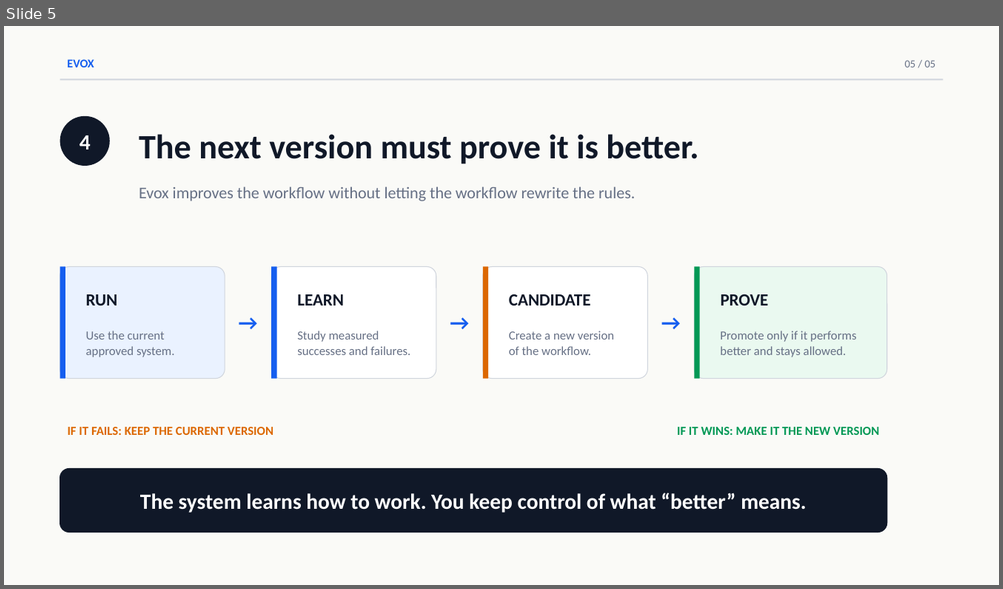
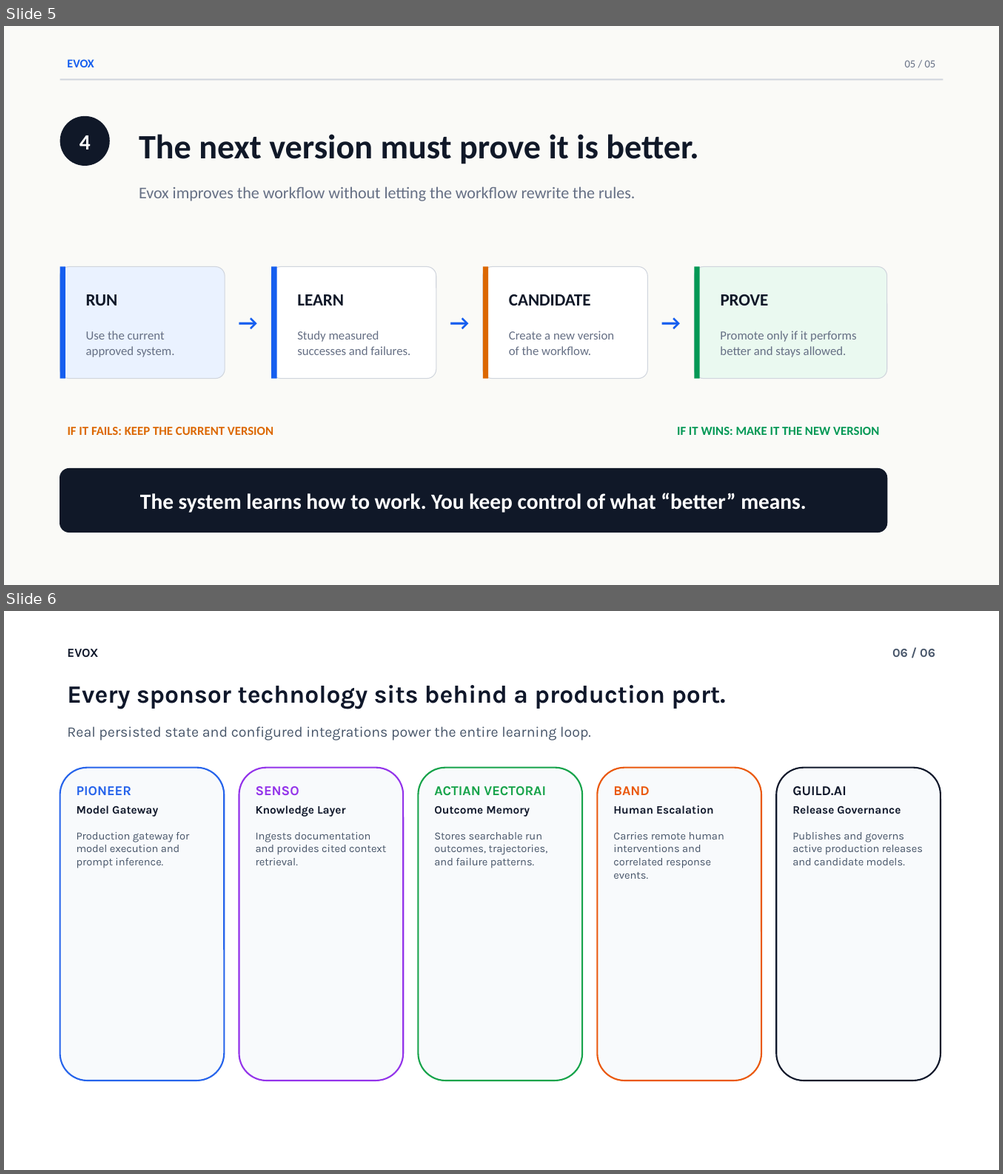
Before and after one commit to KrambitPL/evox, a slide deck: outputs/evox-simple-explainer.pptx. Shown one above the other, each under a label of ours: slide 5 before the commit, slides 5 and 6 after it. The pictures are 1003x589 and 1003x1174 pixels, drawn with LibreOffice and Linux fonts; fonts in the diff are those of the drawing. Boxes give left, top, right and bottom in pixels: in the first picture for what was removed or moved away, otherwise in the second. Text is boxed around its words. In the diff, an @@ line names an element or a change of style, - is before the commit and + after.

Commit message:
docs: add sponsor integration architecture slide to explainer deck

```diff
--- a/outputs/evox-simple-explainer.pptx
+++ b/outputs/evox-simple-explainer.pptx
@@ slide 6 added at (4,611,999,1170), background #FFFFFF @@
@@ text added at (67,649,98,658), 12 pt, text #0F172A, bold @@
+EVOX
@@ text added at (892,649,935,657), 12 pt, text #475569, bold @@
+06 / 06
@@ text added at (67,685,726,709), 24 pt, text #0F172A, bold @@
+Every sponsor technology sits behind a production port.
@@ text added at (67,726,591,741), 14 pt, text #475569 @@
+Real persisted state and configured integrations power the entire learning loop.
@@ rounded rectangle added at (60,768,224,1081), fill #F8FAFC, outline #2563EB 1.5 pt @@
@@ text added at (77,786,189,869), 10.5 pt, text #475569 @@
+PIONEER
+Model Gateway
+Production gateway for model execution and prompt inference.
@@ rounded rectangle added at (239,768,403,1081), fill #F8FAFC, outline #9333EA 1.5 pt @@
@@ text added at (256,786,386,866), 10.5 pt, text #475569 @@
+SENSO
+Knowledge Layer
+Ingests documentation and provides cited context retrieval.
@@ rounded rectangle added at (418,768,582,1081), fill #F8FAFC, outline #16A34A 1.5 pt @@
@@ text added at (434,786,548,869), 10.5 pt, text #475569 @@
+ACTIAN VECTORAI
+Outcome Memory
+Stores searchable run outcomes, trajectories, and failure patterns.
@@ rounded rectangle added at (597,768,761,1081), fill #F8FAFC, outline #EA580C 1.5 pt @@
@@ text added at (613,786,724,879), 10.5 pt, text #475569 @@
+BAND
+Human Escalation
+Carries remote human interventions and correlated response events.
@@ rounded rectangle added at (777,768,940,1081), fill #F8FAFC, outline #0F172A 1.5 pt @@
@@ text added at (792,786,922,866), 10.5 pt, text #475569 @@
+GUILD.AI
+Release Governance
+Publishes and governs active production releases and candidate models.
```
Also in this commit, not shown: 3 other files.
